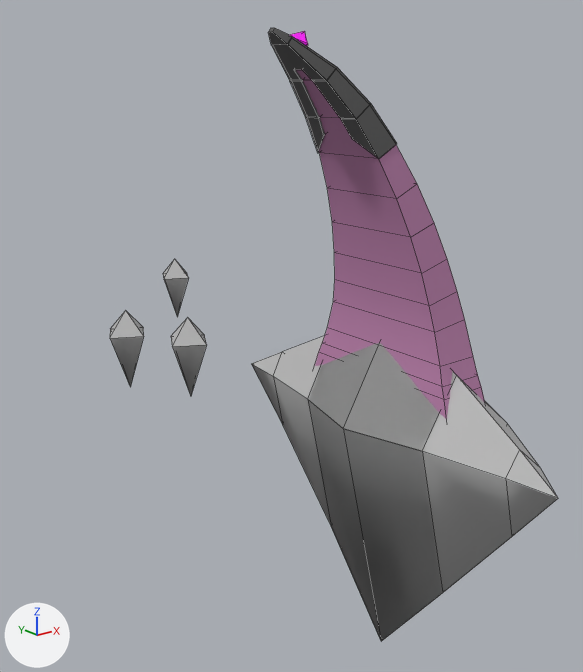
The FBX model Art/assets/Unbreakable Assets/AM_BigCircle.fbx as it was, and as the next commit left it.
Camera for both pictures: a camera (50 mm lens) standing at (8.2, -27.8, 15.6) and looking at (34.9, 5.6, 2.3). Arrows for +X, +Y and +Z are at lower left; the lights stay in place. Mesh edges are drawn as thin lines. Where no turn or scale is listed for an object, it has been applied to the vertices. Vertices at the same position are counted once.

Script lines for the objects in view, before the commit:
```python
me_mesh = bpy.data.meshes.new('Mesh')
me_mesh.from_pydata(...)  # 6 vertices, 8 faces; spans x -1.13..1.13, y -1.13..1.13, z -2.09..2.09
me_mesh.materials.append(mat_lambert1)  # grey #bcbcbc
me_mesh_001 = bpy.data.meshes.new('Mesh.001')
me_mesh_001.from_pydata(...)  # 6 vertices, 8 faces; spans x -1.53..1.53, y -1.53..1.53, z -2.83..2.83
me_mesh_001.materials.append(mat_lambert1)  # grey #bcbcbc
me_mesh_002 = bpy.data.meshes.new('Mesh.002')
me_mesh_002.from_pydata(...)  # 6 vertices, 8 faces; spans x -1.54..1.54, y -1.54..1.54, z -2.83..2.83
me_mesh_002.materials.append(mat_lambert1)  # grey #bcbcbc
me_mesh_003 = bpy.data.meshes.new('Mesh.003')
me_mesh_003.from_pydata(...)  # 136 vertices, 120 faces; spans x -7.1..7.1, y -11.0..11.0, z -16.6..16.6
# faces by material slot: [32, 50, 30, 8]
me_mesh_003.materials.append(mat_lambert1)  # grey #bcbcbc
me_mesh_003.materials.append(mat_m_glass)  # pink #bc81ac
me_mesh_003.materials.append(mat_m_glass_body)  # dark grey #5c5c5c
me_mesh_003.materials.append(mat_m_crystal_eye)  # pink #ff00ff
ob_am_circle1 = bpy.data.objects.new('AM_Circle1', me_mesh_003)
ob_am_circle1.location = (36.47, 0.0, 1.17)
ob_am_circle_crystal4 = bpy.data.objects.new('AM_Circle_Crystal4', me_mesh_002)
ob_am_circle_crystal4.location = (35.13, 16.87, -2.02)
ob_am_circle_crystal5 = bpy.data.objects.new('AM_Circle_Crystal5', me_mesh_001)
ob_am_circle_crystal5.location = (32.74, 21.06, -2.02)
ob_am_circle_crystal6 = bpy.data.objects.new('AM_Circle_Crystal6', me_mesh)
ob_am_circle_crystal6.location = (36.3, 20.23, 1.95)
```
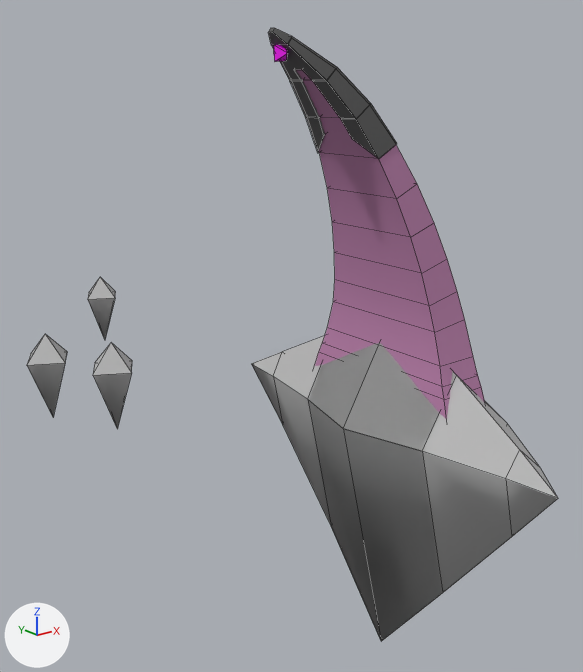
Boxes (x1, y1, x2, y2) around the edits, measured in the pictures (583 x 672 px; the box of a moved part takes in the faces that stretch with it):
'AM_Circle_Crystal4', moved
    before: (171, 318, 207, 396)
    after: (93, 343, 132, 429)
'AM_Circle_Crystal5', moved
    before: (110, 310, 144, 387)
    after: (27, 334, 67, 417)
'AM_Circle_Crystal6', moved
    before: (163, 259, 188, 317)
    after: (88, 277, 115, 339)
part 1 of me_mesh_003, moved or reshaped
    before: (291, 31, 308, 47)
    after: (274, 45, 287, 62)

What changed in the scene script:
```text
Change me_mesh_003:
    where me_mesh_003.from_pydata(...)  # 136 vertices, 120 faces; spans x -7.1..7.1, y -11.0..11.0, z -16.6..16.6
    used by ob_am_circle1; location = (36.47, 0.0, 1.17)
    me_mesh_003 part 1: the loose piece of 6 vertices spanning x -6.2..-5.2, y -0.6..0.6, z 15.5..16.5 is scaled about its middle by (0.726, 0.731, 0.714), then moved by (-0.9, 0.0, -0.4)
Change ob_am_circle_crystal5:
    ob_am_circle_crystal5.location: (32.74, 21.06, -2.02) -> (26.28, 19.24, -2.02)
Change ob_am_circle_crystal6:
    ob_am_circle_crystal6.location: (36.3, 20.23, 1.95) -> (29.84, 18.41, 1.95)
Change ob_am_circle_crystal4:
    ob_am_circle_crystal4.location: (35.13, 16.87, -2.02) -> (28.67, 15.06, -2.02)
```
